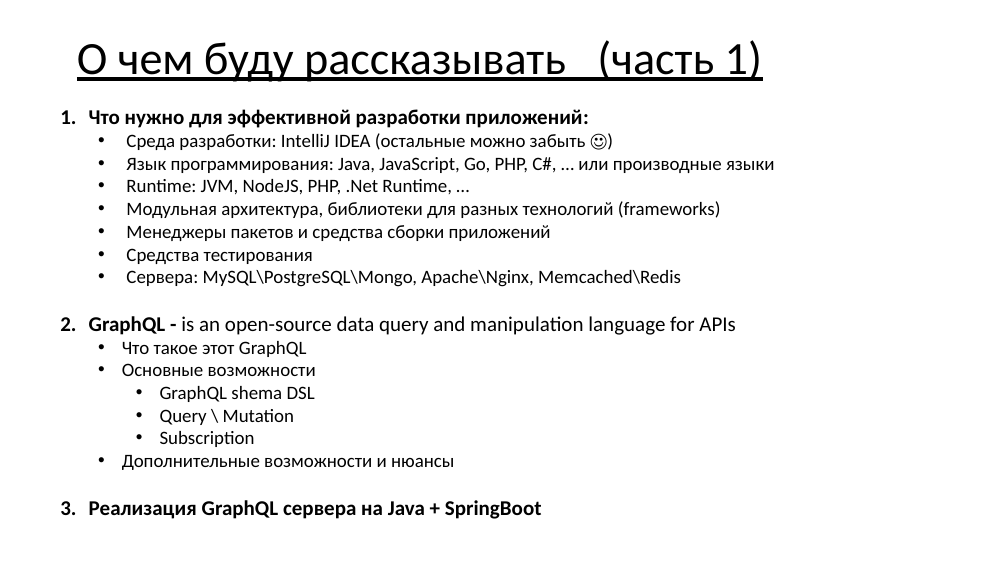
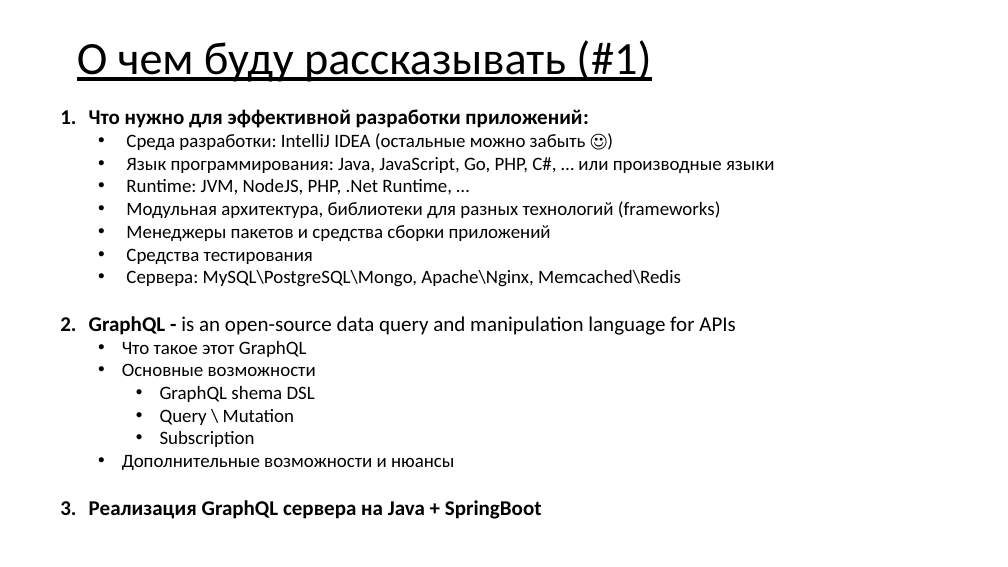
Before and after one commit to asbeseda/graphql-demo, a slide deck: slide 2 of graphql-spring-node.pptx. Drawn at 1008x567 pixels with LibreOffice and Linux fonts; fonts in the diff are those of the drawing. Boxes give left, top, right and bottom in pixels: in the first picture for what was removed or moved away, otherwise in the second. Text is boxed around its words. In the diff, an @@ line names an element or a change of style, - is before the commit and + after.

```diff
--- a/graphql-spring-node.pptx
+++ b/graphql-spring-node.pptx
@@ title at (77,40,651,82): text changed @@
-О чем буду рассказывать (часть 1)
+О чем буду рассказывать (#1)
```
Also in this commit, not shown: 2 other slides changed, 5 slides added, 30 other files.
